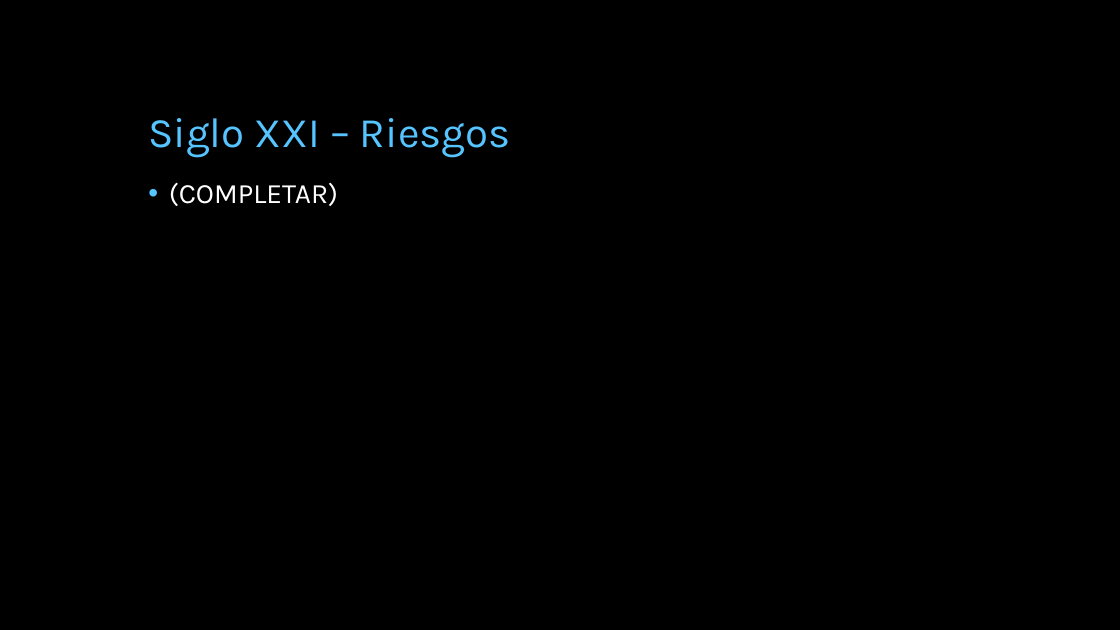
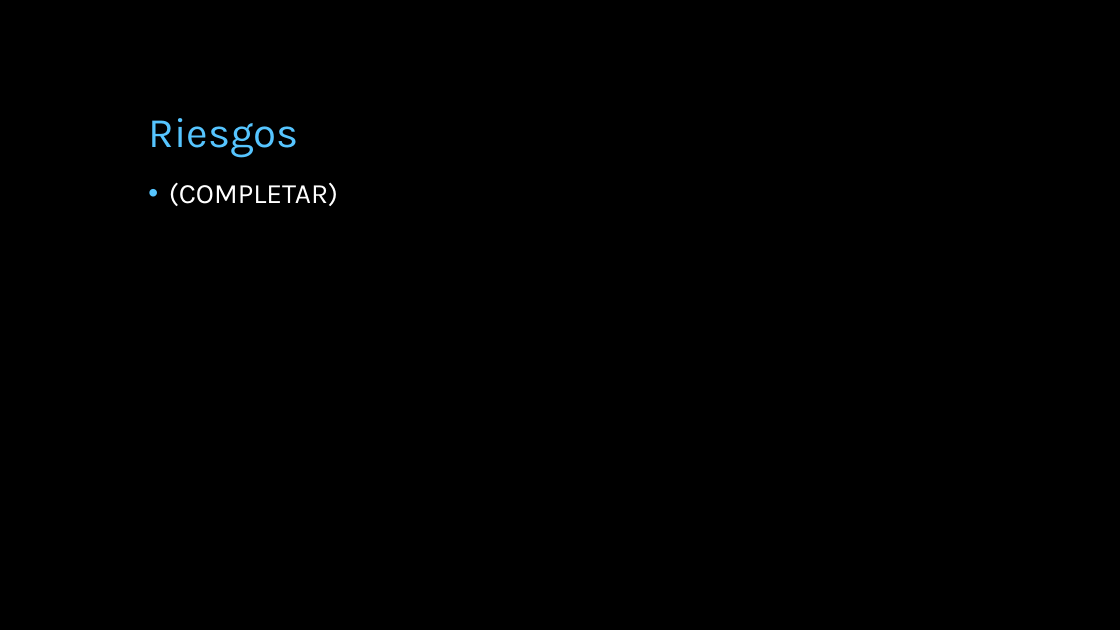
Before and after one commit to miparnisari/implantaciondesistemas, a slide deck: slide 30 of Presentacion/Fuga de Información.pptx (slide 32 before the commit). Drawn at 1120x630 pixels with LibreOffice and Linux fonts; fonts in the diff are those of the drawing; background and template pictures are left out. Boxes give left, top, right and bottom in pixels: in the first picture for what was removed or moved away, otherwise in the second. Text is boxed around its words. In the diff, an @@ line names an element or a change of style, - is before the commit and + after.

```diff
--- a/Presentacion/Fuga de Información.pptx
+++ b/Presentacion/Fuga de Información.pptx
@@ title at [148, 118, 299, 158]: text changed @@
-Siglo XXI – Riesgos
+Riesgos
```
Also in this commit, not shown: 8 other slides changed, 1 slide added, 2 slides removed.
